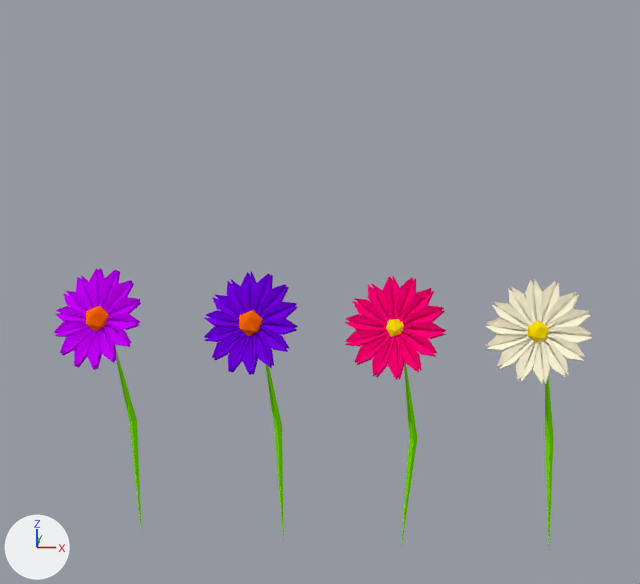
The Blender file Assets/Models/Doodads/daisy.blend, before and after one commit.
Rendered twice from a 50 mm camera at (-0.1, -8.39, 3.36) aimed at (-0.77, 0.06, 0.34). Lighting does not change. The marker at lower left points along +X, +Y and +Z.

Objects in the first picture: 'daisy', 'pinkDaisy', 'purpleDaisy', 'purpleDaisy.001'.
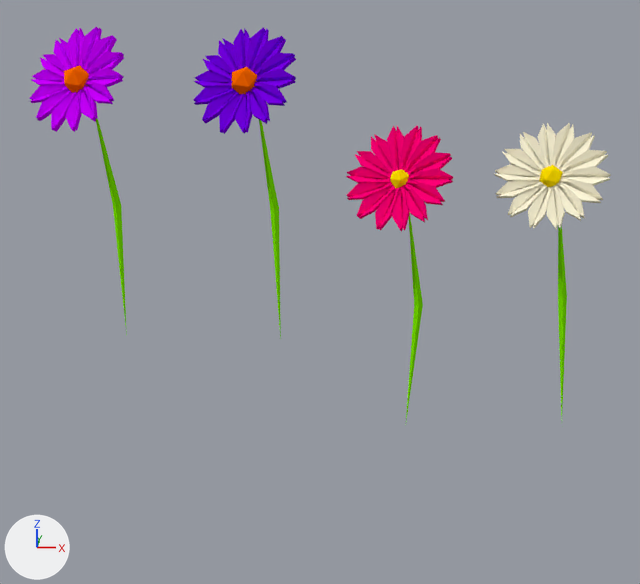
Where the newer file only moved an object's origin or applied its transform, the numbers keep the older frame.

The change in detail:
me_plane_030 has 270 vertices, 196 faces and spans x -5.15..5.15, y -8.14..1.99, z -5.09..0.55.
me_plane_030 is used by ob_purpledaisy_001; location (-3.06, 0.0, 0.0); rotation (0.997, 6.041, -0.236), in degrees (57, 346, -14); scale (0.103, 0.269, 0.269).
me_plane_030 part 1: the whole mesh is moved by (5.6, 7.38, 4.65).
me_plane_029 has 270 vertices, 196 faces and spans x -5.15..5.15, y -8.14..1.99, z -5.09..0.55.
me_plane_029 is used by ob_purpledaisy; location (-1.46, 0.0, 0.0); rotation (0.997, 6.041, -0.236), in degrees (57, 346, -14); scale (0.103, 0.269, 0.269).
me_plane_029 part 2: the whole mesh is moved by (5.6, 7.38, 4.65).
me_plane_047 has 271 vertices, 196 faces, 1 loose edge and spans x -0.52..0.5, y -0.38..0.32, z -2.63..0.49.
me_plane_047 is used by ob_pinkdaisy; location (0.0, 0.0, 0.0).
me_plane_047 part 3: the whole mesh is moved by (0.0, 0.03, 1.52).
me_plane_041 has 270 vertices, 196 faces and spans x -0.52..0.5, y -0.38..0.32, z -2.58..0.49.
me_plane_041 is used by ob_daisy; location (1.43, 0.0, 0.0).
me_plane_041 part 4: the whole mesh is moved by (0.0, 0.03, 1.57).

Changed parts and their boxes (x1, y1, x2, y2) in the pictures (640 x 584 px):
'daisy', mesh moved
    before: (485, 279, 593, 546)
    after: (494, 123, 611, 417)
'pinkDaisy', mesh moved
    before: (345, 276, 446, 548)
    after: (346, 126, 453, 420)
'purpleDaisy', mesh moved
    before: (204, 272, 298, 542)
    after: (194, 27, 296, 339)
'purpleDaisy.001', mesh moved
    before: (54, 268, 142, 535)
    after: (29, 27, 127, 335)
